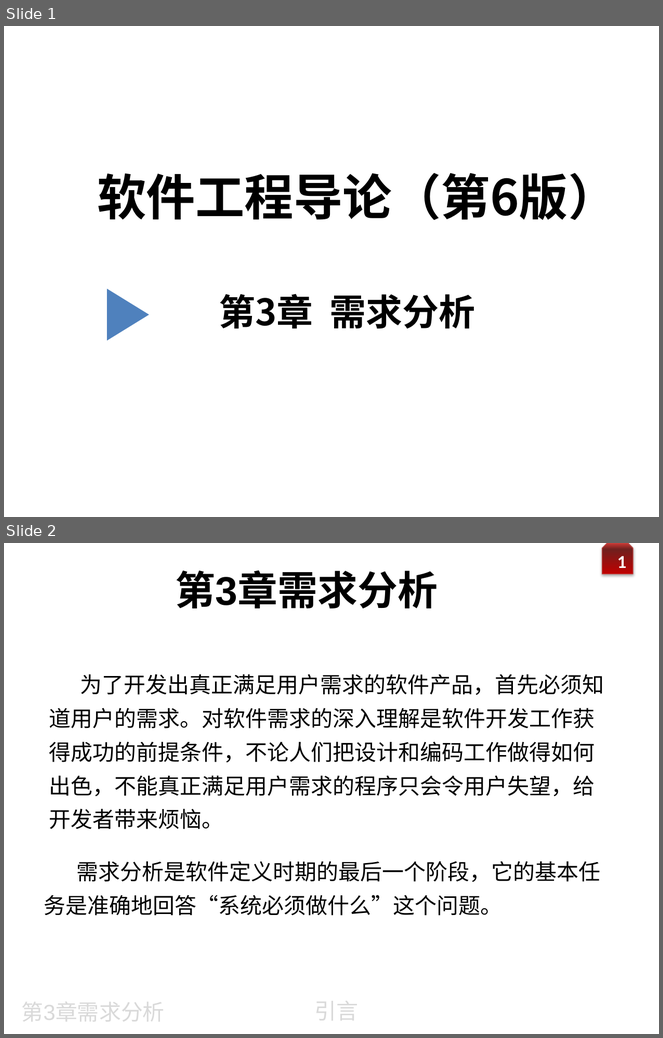
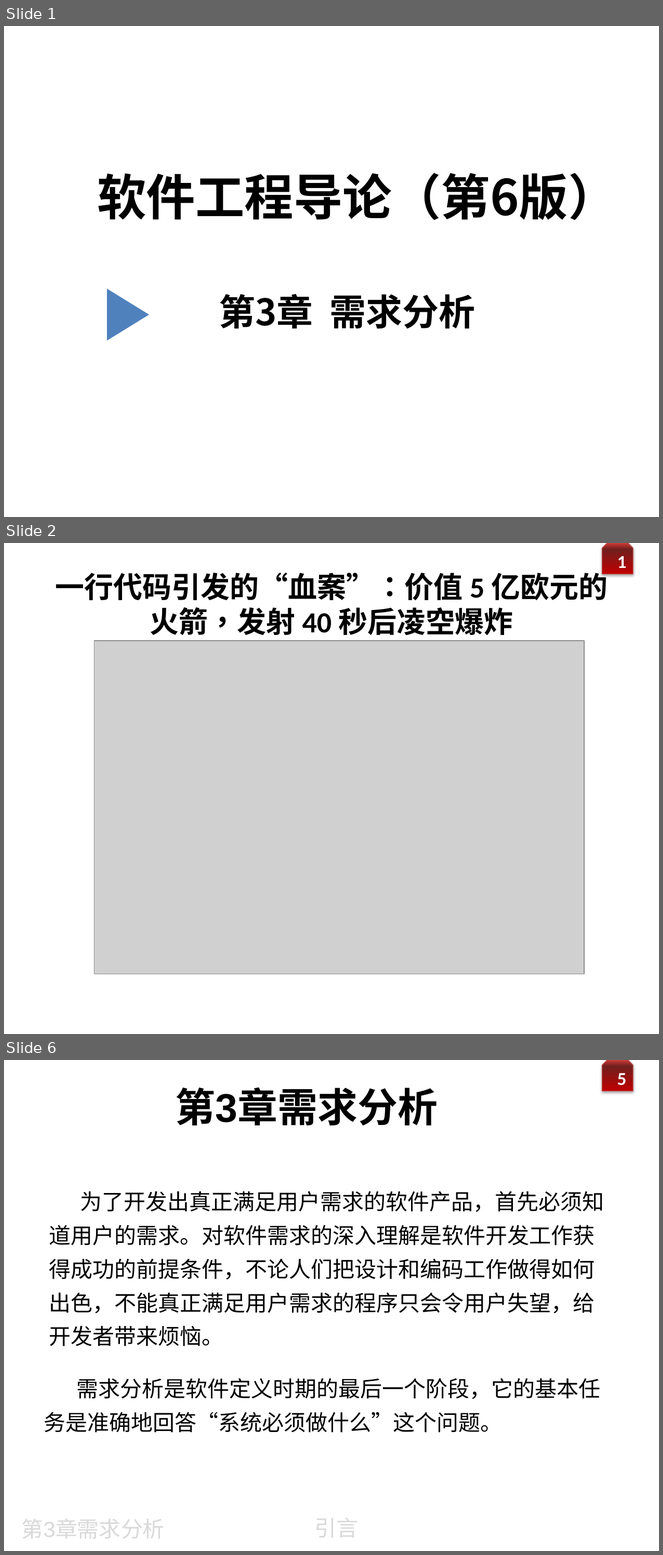
Before and after one commit to zeemeil/zeemeil.github.io, a slide deck: files/2025_1_SE/0310_SE_chapter3_requirement.pptx. Shown one above the other, each under a label of ours: slides 1 and 2 before the commit, slides 1, 2 and 6 after it; the slides between them are not shown. The pictures are 663x1038 and 663x1555 pixels, drawn with LibreOffice and Linux fonts; fonts in the diff are those of the drawing; grey boxes stand for pictures; background and template pictures are left out. Boxes give left, top, right and bottom in pixels: in the first picture for what was removed or moved away, otherwise in the second. Text is boxed around its words. In the diff, an @@ line names an element or a change of style, - is before the commit and + after.

```diff
--- a/files/2025_1_SE/0310_SE_chapter3_requirement.pptx
+++ b/files/2025_1_SE/0310_SE_chapter3_requirement.pptx
@@ slide 2 added at [4, 543, 659, 1034], background picture (left out); not listed: 2 template elements that a slide beside it also shows @@
@@ title added at [55, 568, 608, 636], 32 pt, text #000000, bold @@
+一行代码引发的“血案”：价值 5 亿欧元的火箭，发射 40 秒后凌空爆炸
@@ picture added at [94, 641, 584, 974] @@
@@ what was slide 2 is now slide 6 @@
@@ page number at [618, 1070, 627, 1085]: text changed @@
-1
+5
```
Also in this commit, not shown: 3 slides changed, 3 other slides added, 4 other files.
